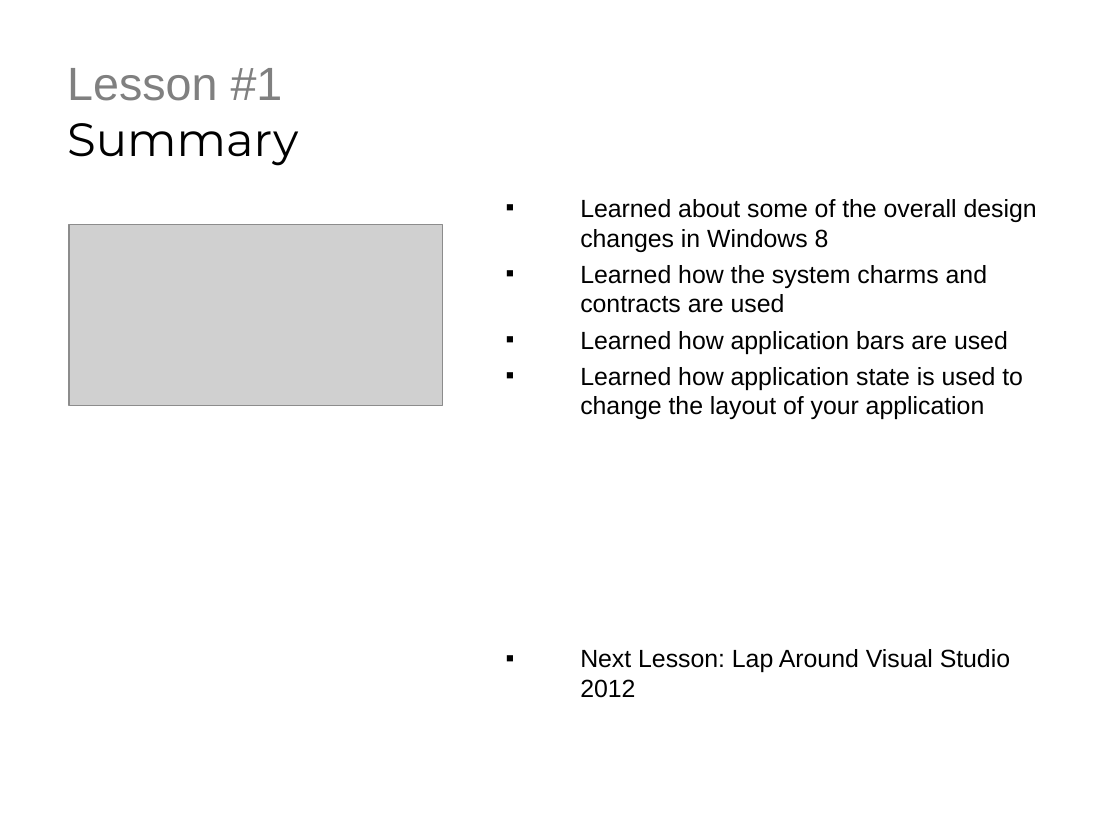
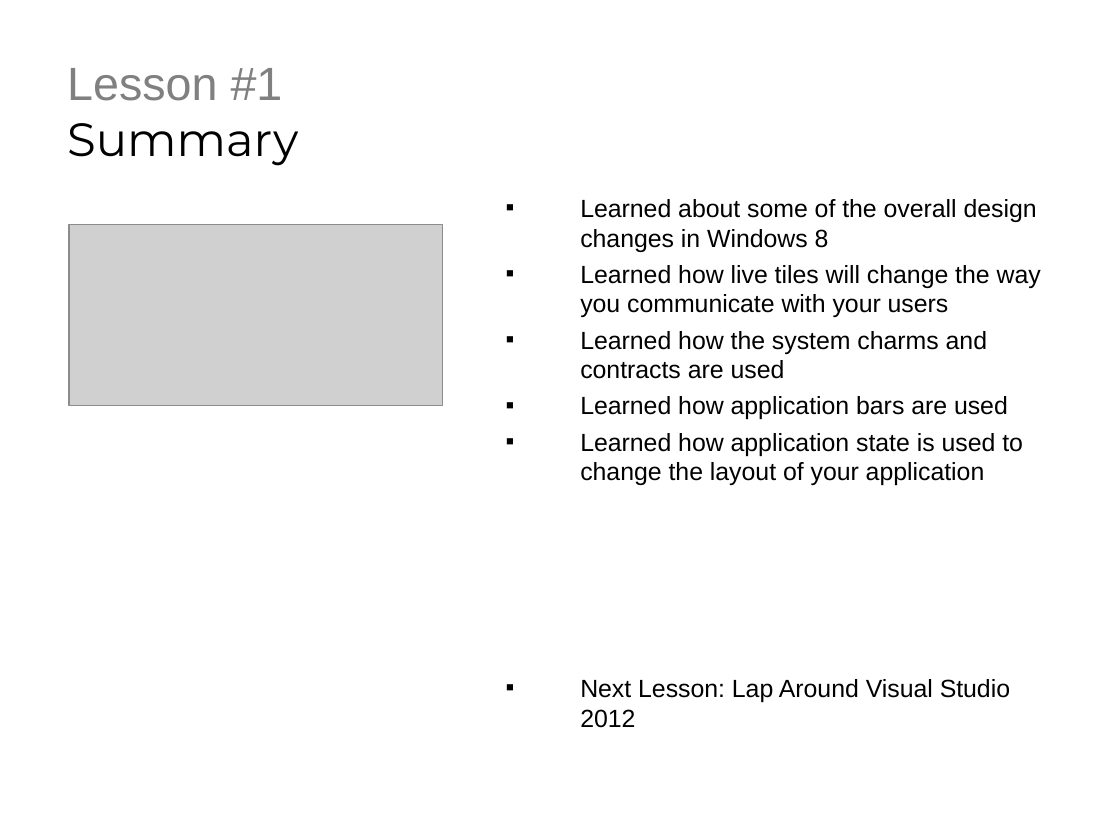
Before and after one commit to derikwhittaker/LiveLessons.WinRT, a slide deck: slide 3 of Chapter.1.Introduction/Lesson.1.LapAroundWin8/Chapter1.Lesson1.ppt. Drawn at 1120x840 pixels with LibreOffice and Linux fonts; fonts in the diff are those of the drawing; grey boxes stand for pictures; background and template pictures are left out. Boxes give left, top, right and bottom in pixels: in the first picture for what was removed or moved away, otherwise in the second. Text is boxed around its words. In the diff, an @@ line names an element or a change of style, - is before the commit and + after.

Commit message:
small changes

```diff
--- a/Chapter.1.Introduction/Lesson.1.LapAroundWin8/Chapter1.Lesson1.ppt
+++ b/Chapter.1.Introduction/Lesson.1.LapAroundWin8/Chapter1.Lesson1.ppt
@@ text at (x1=580, y1=265, x2=1041, y2=317): paragraph added @@
+▪ Learned how live tiles will change the way you communicate with your users
```
Also in this commit, not shown: 1 other slide changed.
